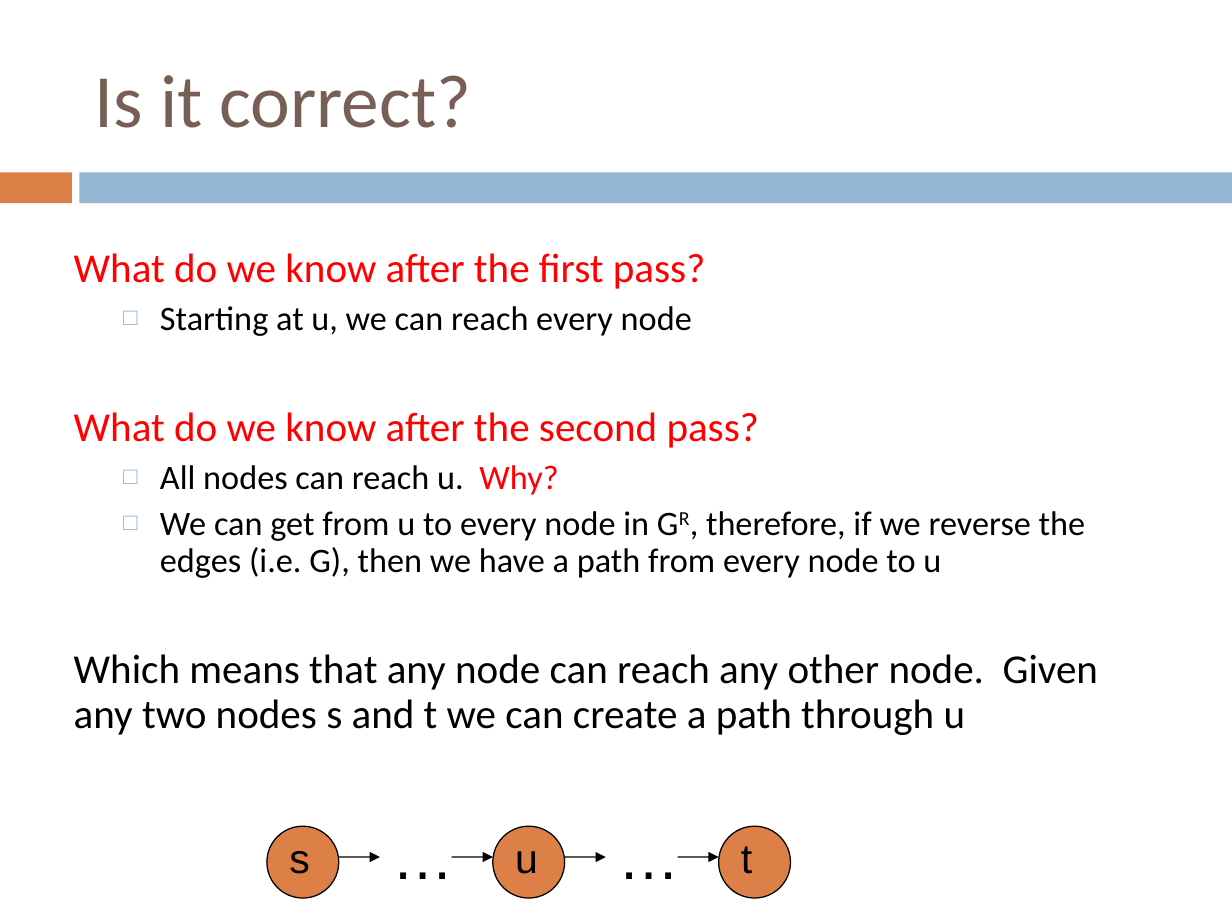
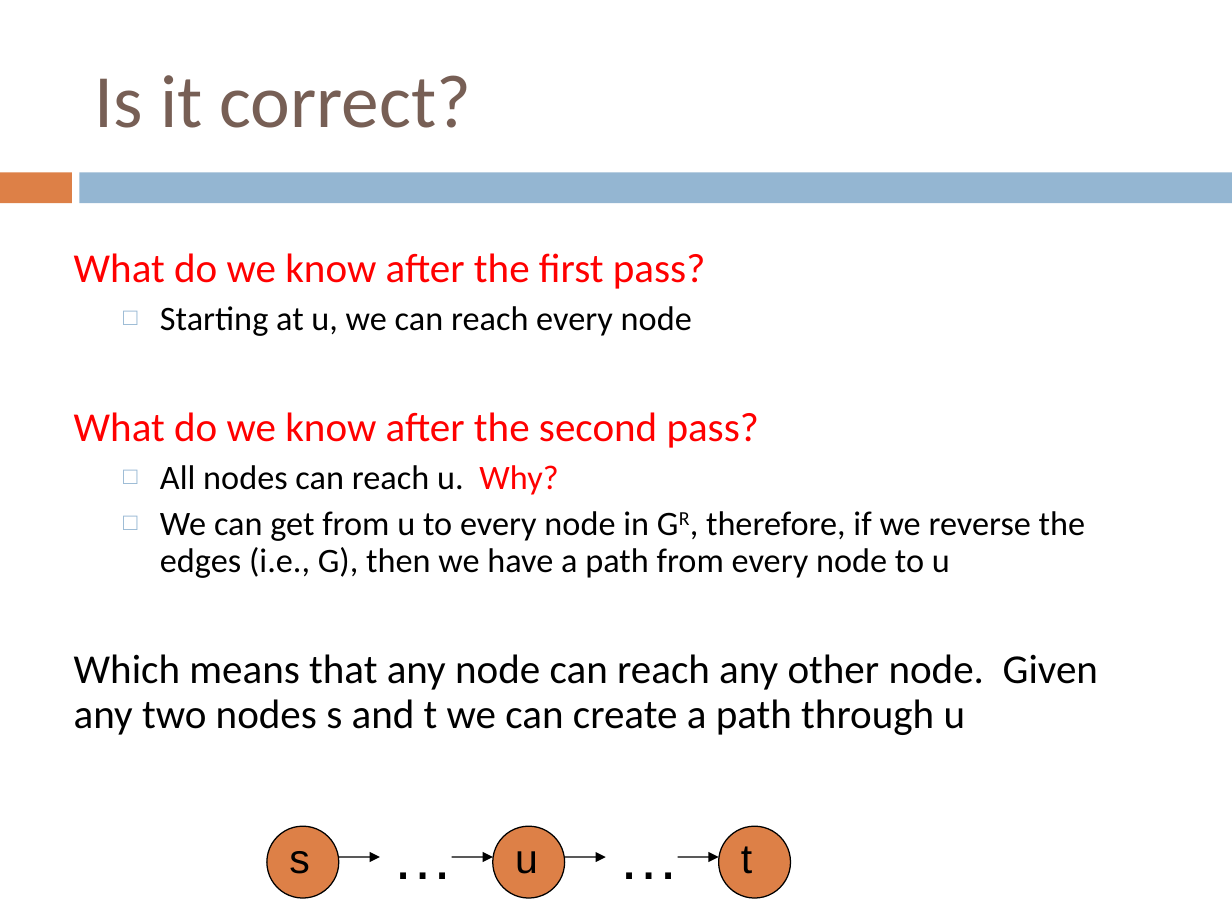
Before and after one commit to Collins-kariuk/Algorithms, a slide deck: slide 7 of Lectures/Lecture 18_More Graph Algorithms.pptx. Drawn at 1232x924 pixels with LibreOffice and Linux fonts; fonts in the diff are those of the drawing. Boxes give left, top, right and bottom in pixels: in the first picture for what was removed or moved away, otherwise in the second. Text is boxed around its words. In the diff, an @@ line names an element or a change of style, - is before the commit and + after.

```diff
--- a/Lectures/Lecture 18_More Graph Algorithms.pptx
+++ b/Lectures/Lecture 18_More Graph Algorithms.pptx
@@ text at (160,511,1085,578): text changed @@
-  □ We can get from u to every node in GR, therefore, if we reverse the edges (i.e. G), then we have a path from every node to u
+  □ We can get from u to every node in GR, therefore, if we reverse the edges (i.e., G), then we have a path from every node to u
```
Also in this commit, not shown: 3 other slides changed.
